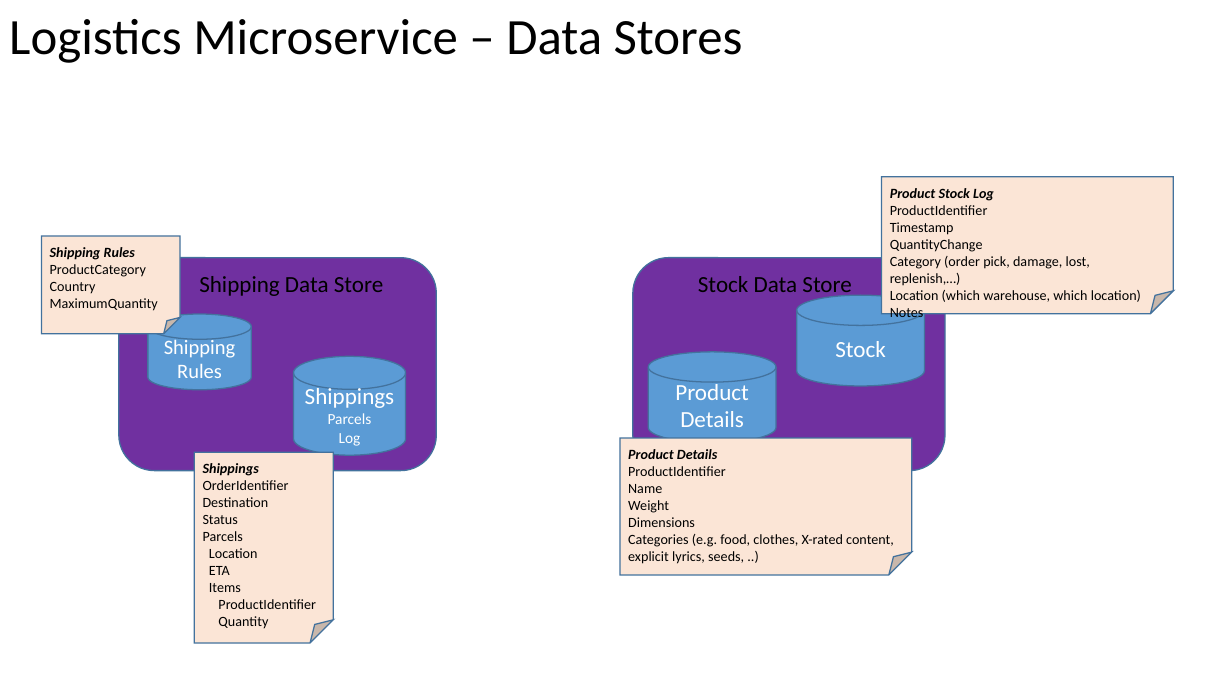
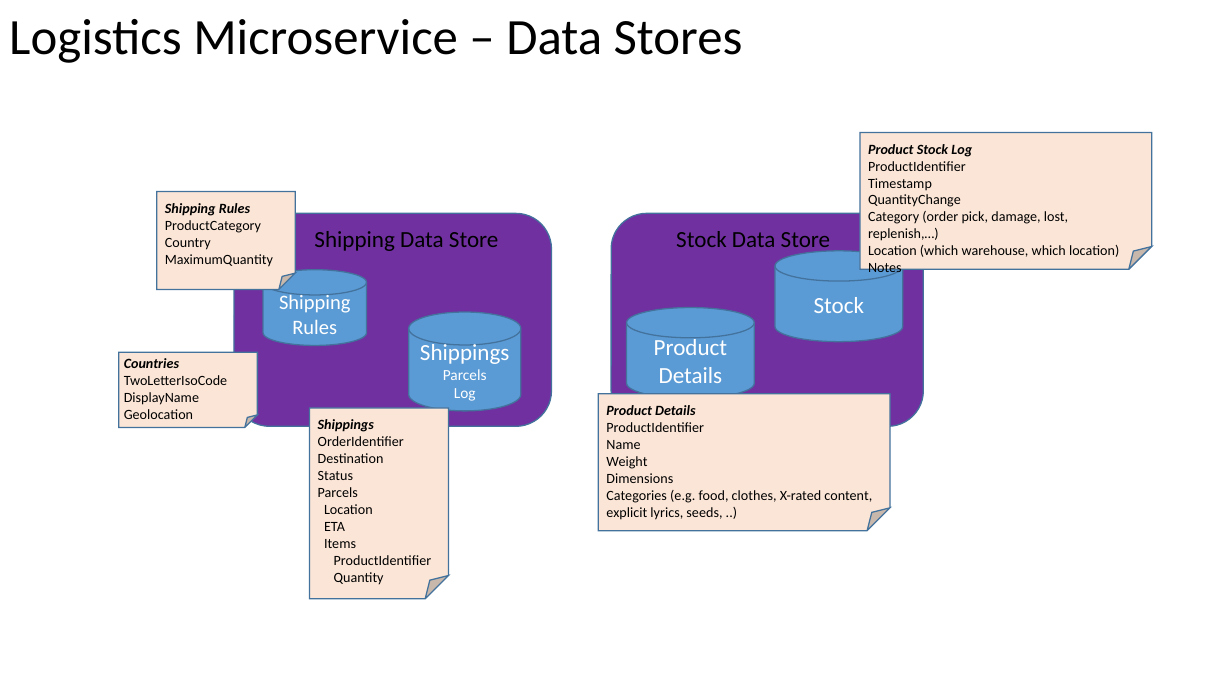
Before and after one commit to lucasjellema/logistics-microservice-soaring-clouds-sequel, a slide deck: slide 6 of Logistics-Microservice-in-Soaring through the Clouds – The Sequel.pptx (slide 5 before the commit). Drawn at 1232x693 pixels with LibreOffice and Linux fonts; fonts in the diff are those of the drawing. Boxes give left, top, right and bottom in pixels: in the first picture for what was removed or moved away, otherwise in the second. Text is boxed around its words. In the diff, an @@ line names an element or a change of style, - is before the commit and + after.

Commit message:
Visualize the implementation of the Logistics MS per 14th Feb - K8S,Elastic, Kibana, Node, Apiary, API Platform, GitHub

```diff
--- a/Logistics-Microservice-in-Soaring through the Clouds – The Sequel.pptx
+++ b/Logistics-Microservice-in-Soaring through the Clouds – The Sequel.pptx
@@ 3 texts, 2 cylinders, 2 folded corners, 1 rounded rectangle: place and size @@
-3 texts, 2 cylinders, 2 folded corners, 1 rounded rectangle at [42,236,437,642]
+3 texts, 2 cylinders, 2 folded corners, 1 rounded rectangle at [157,191,552,598]
@@ 3 texts, 2 cylinders, 2 folded corners, 1 rounded rectangle: place and size @@
-3 texts, 2 cylinders, 2 folded corners, 1 rounded rectangle at [620,177,1174,575]
+3 texts, 2 cylinders, 2 folded corners, 1 rounded rectangle at [599,132,1153,531]
@@ folded corner added at [119,352,258,427], fill #FBE5D6, outline #43739E 1 pt @@
@@ text added at [124,358,227,419], 11 pt, text #000000 @@
+Countries
+TwoLetterIsoCode
+DisplayName
+Geolocation
```
Also in this commit, not shown: 1 slide added.
